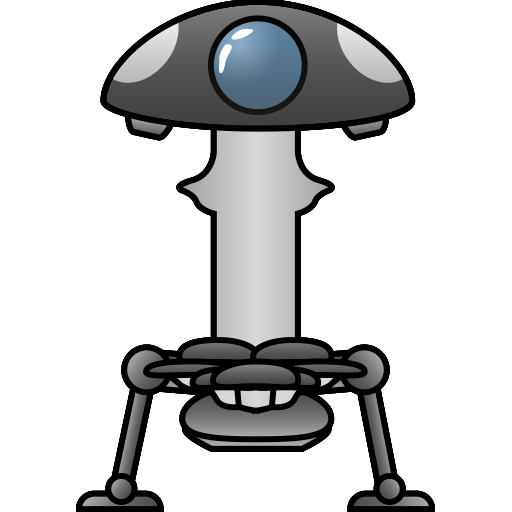
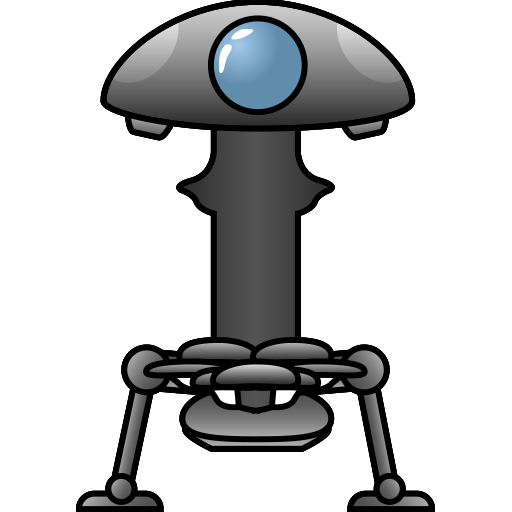
Layered file, before and after one edit (w=512, h=512). Changes by layer:
hid "Mush" over [76, 0, 435, 512]
painted on "Mush Base" over [106, 4, 409, 408]
